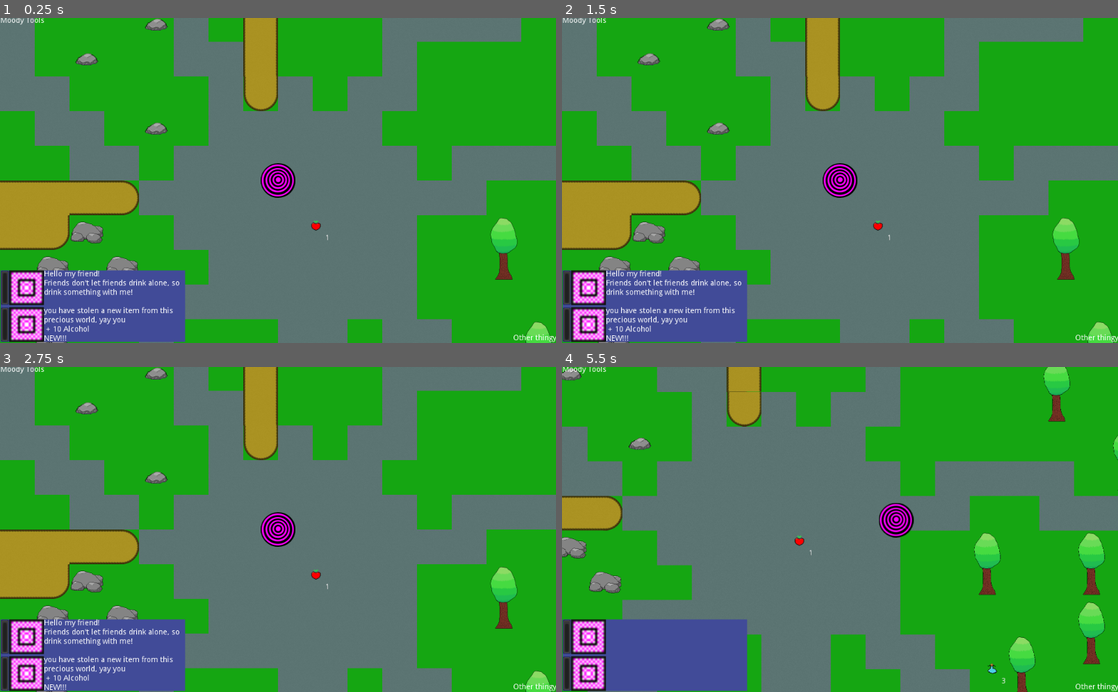
Above: before the commit, frames 1-4 (two rows, left to right).
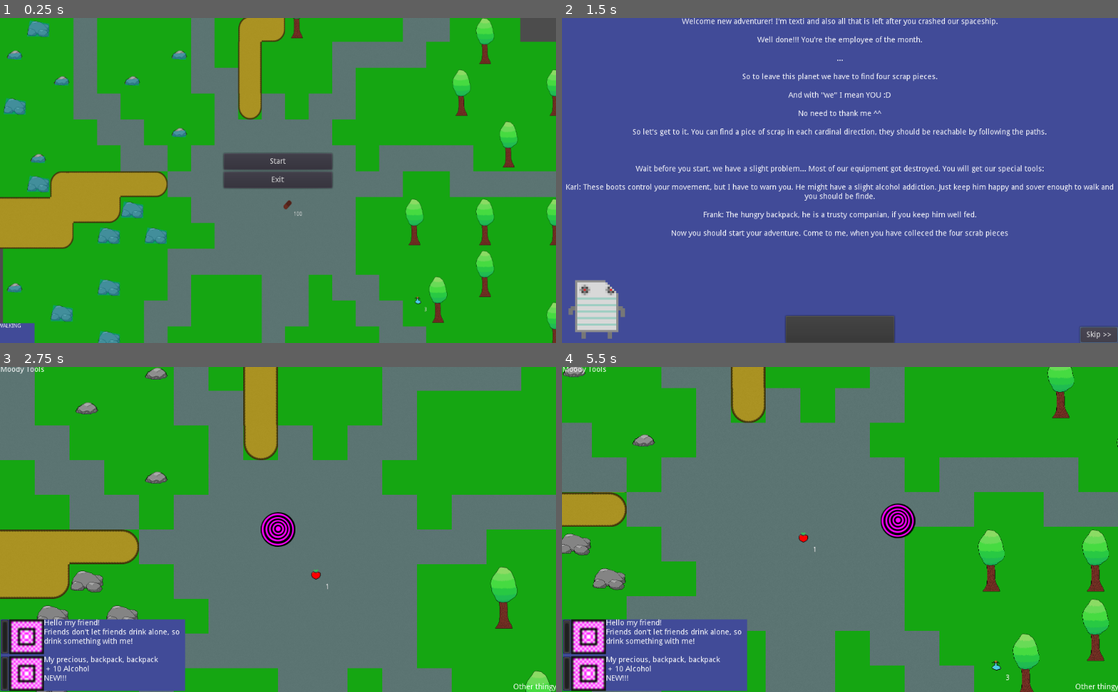
Above: after the commit, the same moments.

Repository: xFrednet/moody-tools
Game: Godot game, scene res://ui/main_menu/main_menu.tscn
Two runs of this game, one before a commit and one after it. Both use one fixed random seed, a clock stepped at 60 frames per second and the inputs below. Before the commit the project starts from res://in_game.tscn.
Inputs (mouse positions are in pixels of both pictures, inside the frame that each line leads up to):
- Up to frame 1 (0.25 s): no input
- Up to frame 2 (1.5 s): click (840, 161) at 0.5 s, where only the run after the commit has a clickable "Start"; click (1101, 336) at 1.25 s, where only the run after the commit has a clickable "Skip >>"
- Up to frame 3 (2.75 s): click (278, 679) at 2 s, where only the run after the commit has a clickable "Start Beam me up, Scotty"
- Up to frame 4 (5.5 s): tap Enter at 2.75 s; move the mouse to (962, 513) at 2.77 s; hold D (right) 2.78-3.53 s; click (962, 513) at 2.92 s; move the mouse to (728, 545) at 3.52 s; hold S (down) 3.53-4.28 s; move the mouse to (895, 458) at 4.27 s; hold D (right) 4.28-5.03 s; move the mouse to (812, 594) at 5.02 s; hold W (up) from 5.03 s (still down); click (812, 594) at 5.17 s

The runs differ from the first frame. In frame 1, 45% of the frame differs, in the area x 0-100%, y 0-100%; in frame 2, 96%; in frame 3, 0.5%; in frame 4, 9.9%.

Commit message:
Added same configuartion

Diff:
--- a/project.godot
+++ b/project.godot
@@ -57,7 +57,7 @@
 [application]
 
 config/name="moody-tools"
-run/main_scene="res://in_game.tscn"
+run/main_scene="res://ui/main_menu/main_menu.tscn"
 config/icon="res://icon.png"
 
 [autoload]
